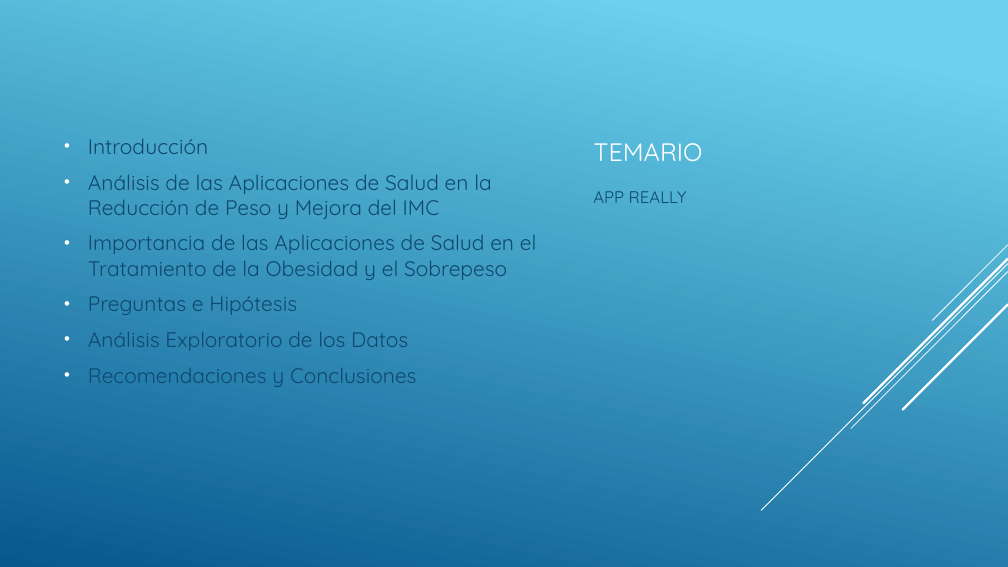
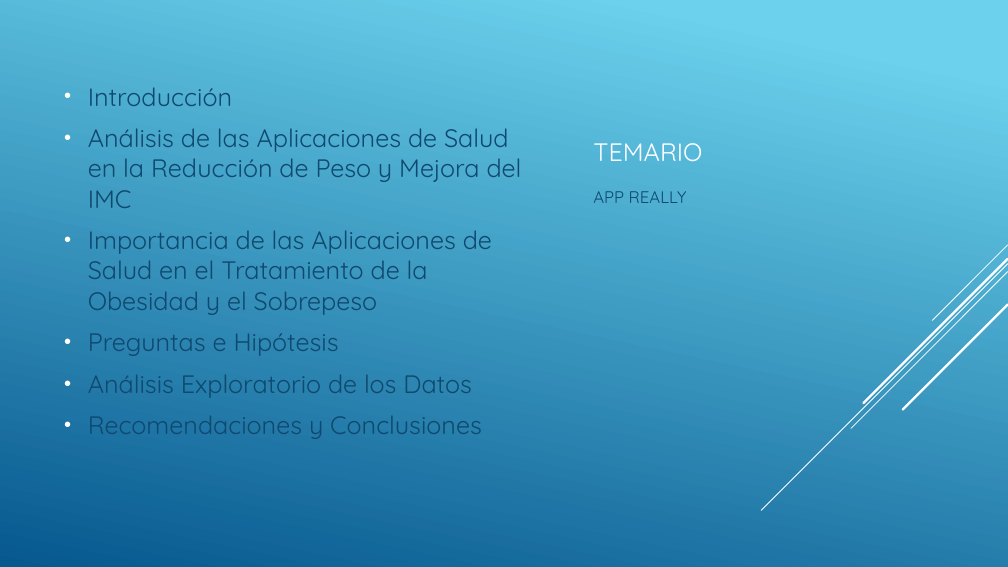
Before and after one commit to dani3836/Data-Science, a slide deck: slide 2 of Pre-entrega.pptx. Drawn at 1008x567 pixels with LibreOffice and Linux fonts; fonts in the diff are those of the drawing. Boxes give left, top, right and bottom in pixels: in the first picture for what was removed or moved away, otherwise in the second. Text is boxed around its words. In the diff, an @@ line names an element or a change of style, - is before the commit and + after.

```diff
--- a/Pre-entrega.pptx
+++ b/Pre-entrega.pptx
@@ text "Introducción" at bbox=[88, 87, 522, 439]: size 20 to 24 pt @@
```
Also in this commit, not shown: 5 other slides changed, 5 slides added, 1 slide removed.
